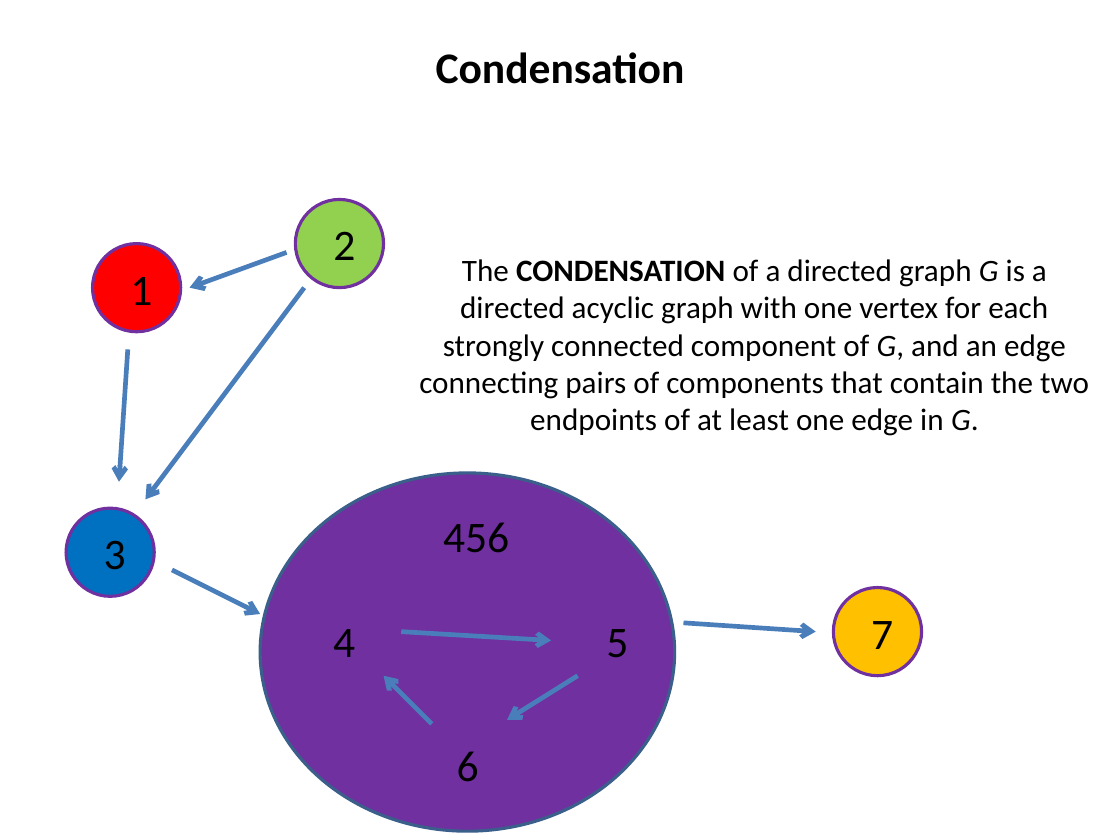
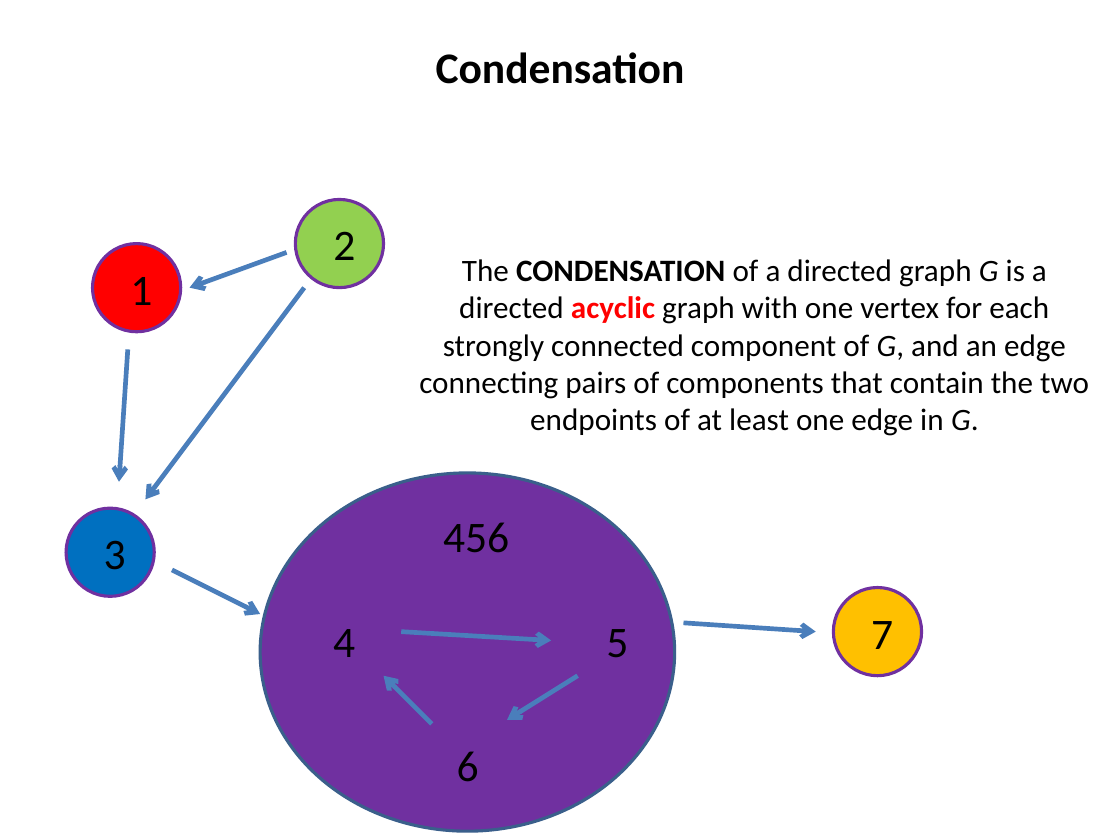
Before and after one commit to SteinbergOB/GraphAlgorithms_en, a slide deck: slide 64 of Presentation/Lection 0.pptx (slide 62 before the commit). Drawn at 1120x840 pixels with LibreOffice and Linux fonts; fonts in the diff are those of the drawing. Boxes give left, top, right and bottom in pixels: in the first picture for what was removed or moved away, otherwise in the second. Text is boxed around its words. In the diff, an @@ line names an element or a change of style, - is before the commit and + after.

```diff
--- a/Presentation/Lection 0.pptx
+++ b/Presentation/Lection 0.pptx
@@ text "The CONDENSATION of a directed ..." at bbox=[419, 259, 1089, 436]: text colour #000000 to #FF0000, bold on in "acyclic" @@
```
Also in this commit, not shown: 15 other slides changed, 7 slides added, 2 slides removed, 1 other file.
